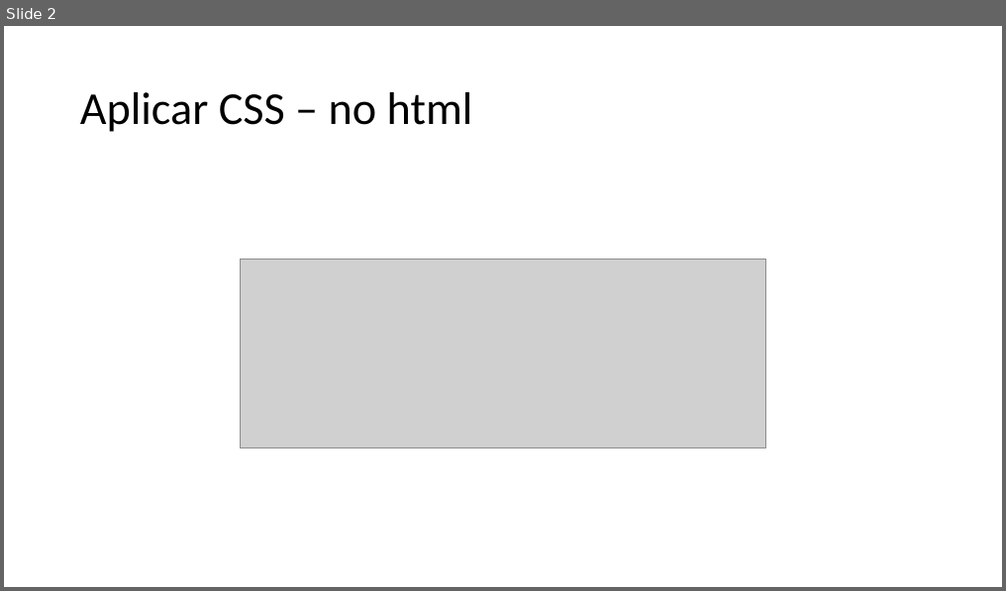
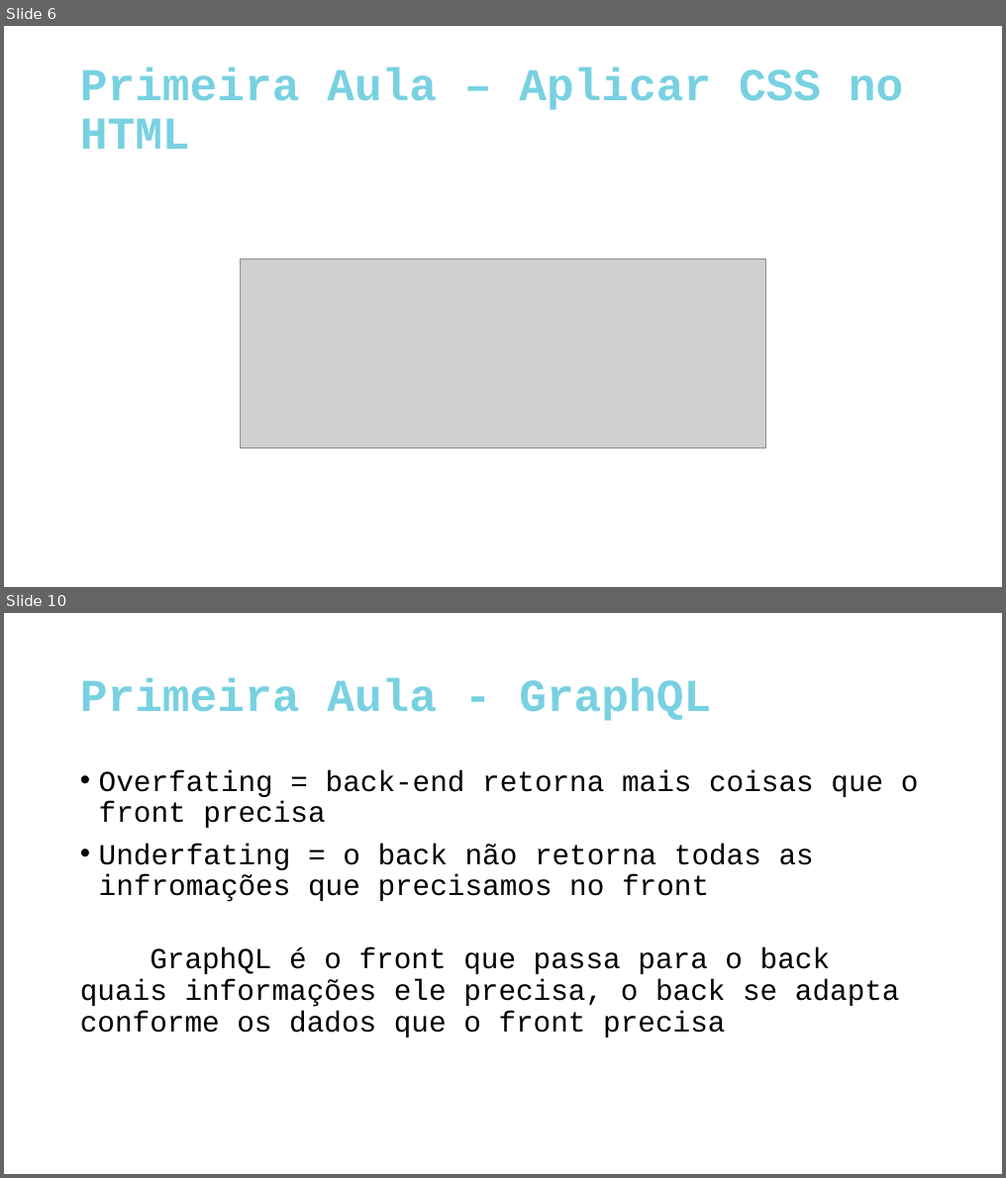
Before and after one commit to Lucas-Pontes-Soares/IgniteLab, a slide deck: src/AulasReact.pptx. Shown one above the other, each under a label of ours: slide 2 before the commit, slides 6 and 10 after it; the slides between them are not shown. The pictures are 1006x591 and 1006x1178 pixels, drawn with LibreOffice and Linux fonts; fonts in the diff are those of the drawing; grey boxes stand for pictures. Boxes give left, top, right and bottom in pixels: in the first picture for what was removed or moved away, otherwise in the second. Text is boxed around its words. In the diff, an @@ line names an element or a change of style, - is before the commit and + after.

Commit message:
Terminando a primeira aula

```diff
--- a/src/AulasReact.pptx
+++ b/src/AulasReact.pptx
@@ slide 10 added at <box>4,613,1002,1174</box>, background #FFFFFF @@
@@ title added at <box>80,679,711,721</box>, 44 pt, text #78D1E1, bold @@
+Primeira Aula - GraphQL
@@ text added at <box>80,770,919,1038</box>, 28 pt, text #000000 @@
+• Overfating = back-end retorna mais coisas que o front precisa
+• Underfating = o back não retorna todas as infromações que precisamos no front
+GraphQL é o front que passa para o back quais informações ele precisa, o back se adapta conforme os dados que o front precisa
@@ what was slide 2 is now slide 6 @@
@@ slide 6 changed as well @@
@@ title at <box>80,68,903,149</box>: text changed; font Calibri to Courier New; text colour #000000 to #78D1E1; bold on @@
-Aplicar CSS – no html
+Primeira Aula – Aplicar CSS no HTML
```
Also in this commit, not shown: 1 other slide changed, 10 other slides added, 1 slide removed, 7 other files.
